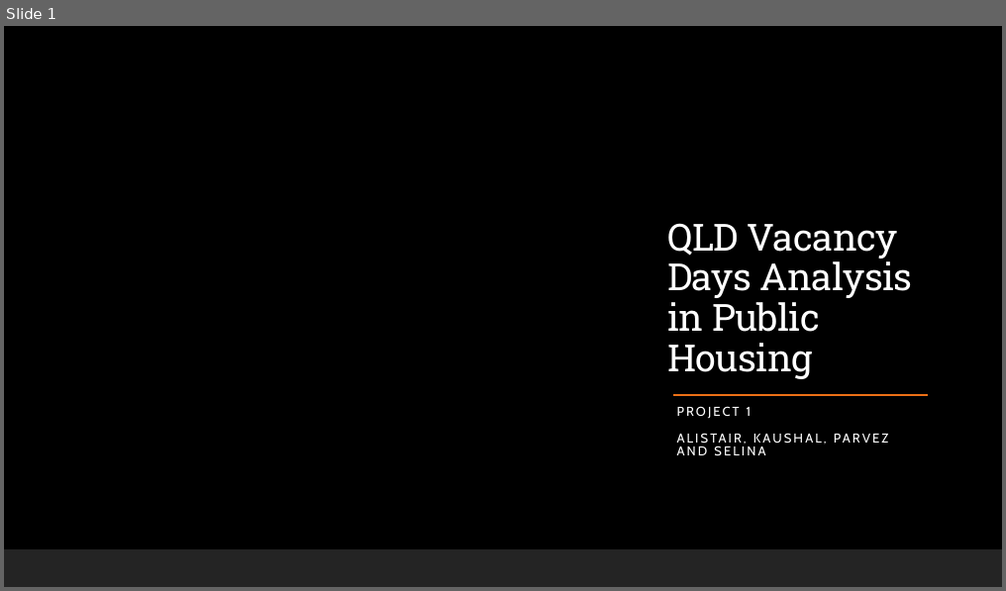
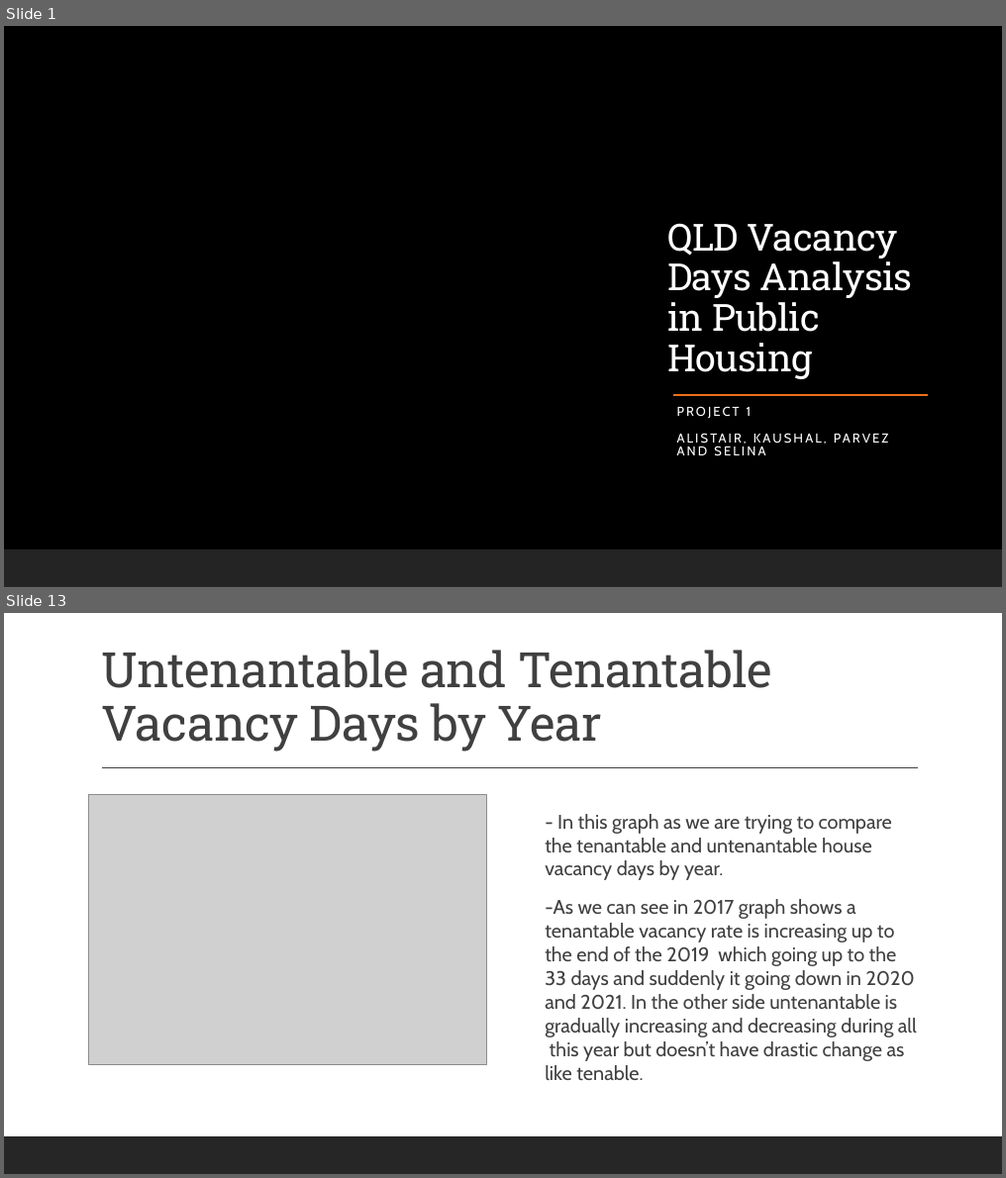
Before and after one commit to Anguyensfg/project-1, a slide deck: QLD Housing Vacancy.pptx. Shown one above the other, each under a label of ours: slide 1 before the commit, slides 1 and 13 after it; the slides between them are not shown. The pictures are 1006x591 and 1006x1178 pixels, drawn with LibreOffice and Linux fonts; fonts in the diff are those of the drawing; grey boxes stand for pictures; background and template pictures are left out. Boxes give left, top, right and bottom in pixels: in the first picture for what was removed or moved away, otherwise in the second. Text is boxed around its words. In the diff, an @@ line names an element or a change of style, - is before the commit and + after.

```diff
--- a/QLD Housing Vacancy.pptx
+++ b/QLD Housing Vacancy.pptx
@@ slide 13 added at [4, 613, 1002, 1174], background #FFFFFF; not listed: 1 template element that a slide beside it also shows @@
@@ title added at [101, 650, 772, 752], 47 pt, text #404040 @@
+Untenantable and Tenantable Vacancy Days by Year
@@ line added from (102, 768) to (918, 768), #404040 1 pt @@
@@ picture added at [88, 794, 486, 1065] @@
@@ text added at [545, 814, 917, 1080], 19 pt, text #404040 @@
+  - In this graph as we are trying to compare the tenantable and untenantable house vacancy days by year.
+  -As we can see in 2017 graph shows a tenantable vacancy rate is increasing up to the end of the 2019 which going up to the 33 days and suddenly it going down in 2020 and 2021. In the other side untenantable is gradually increasing and decreasing during all this year but doesn’t have drastic change as like tenable.
```
Also in this commit, not shown: 10 slides changed, 10 other slides added, 9 slides removed.
